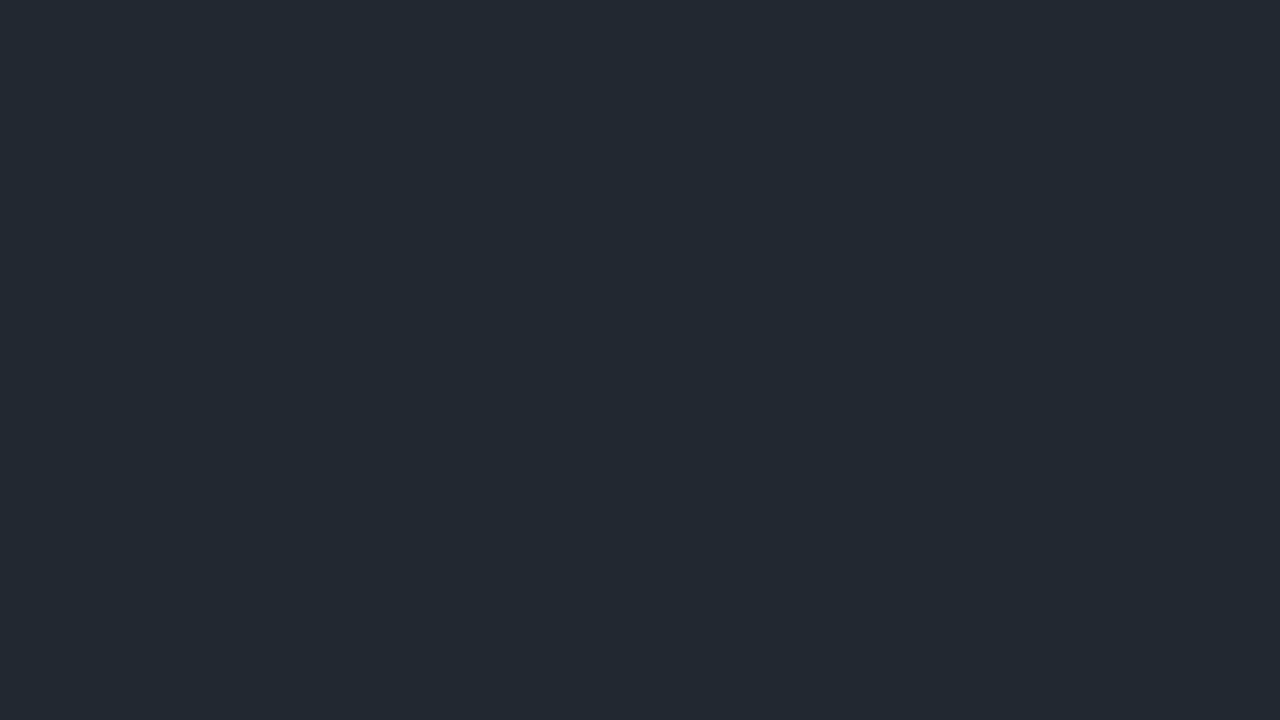
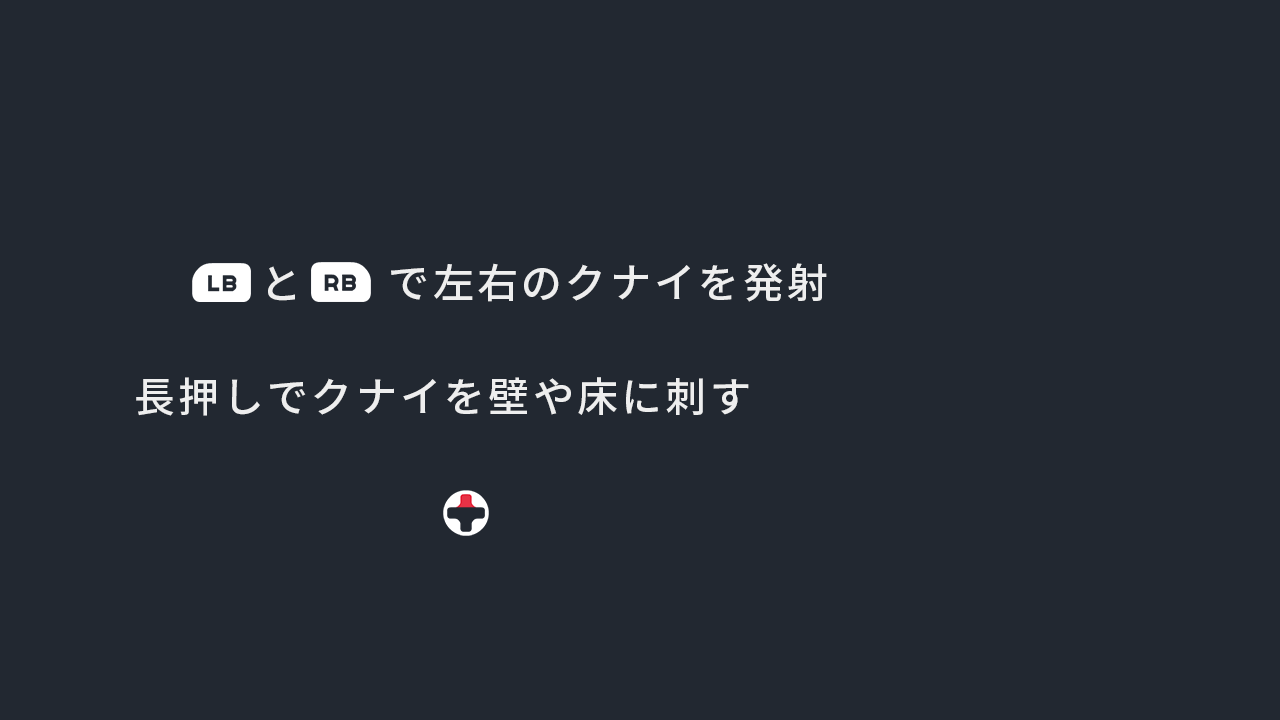
Before/after of a 1280px x 720px layered artwork. What changed in the layer stack:
added layer "長押しでクナイを壁や床に刺す" above "レイヤー 2" over [136, 377, 749, 416]
added layer "と" above "xbox_lb" over [268, 266, 295, 301]
added layer "xbox_lb" above "で左右のクナイを発射" over [192, 263, 251, 302]
added layer "で左右のクナイを発射" above "xbox_rb" over [391, 263, 827, 302]
added layer "xbox_rb" above "xbox_button_x のコピー" over [311, 262, 371, 302]
added layer "xbox_dpad_round_up" above "で上下に攻撃" over [443, 490, 489, 536]
